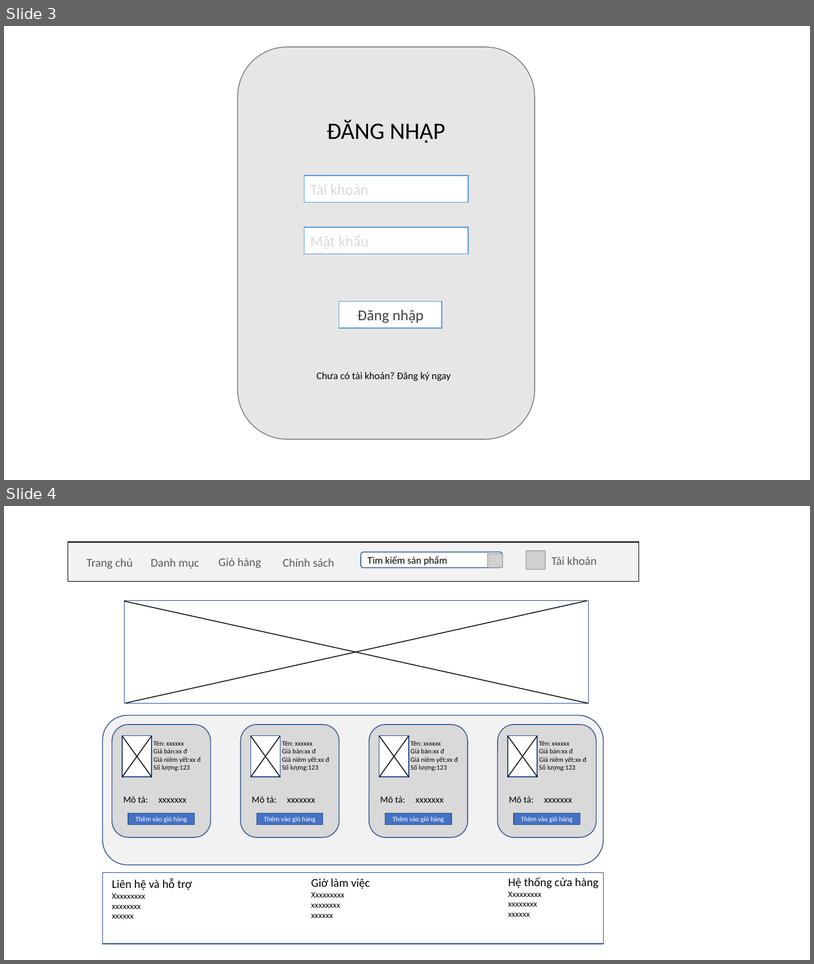
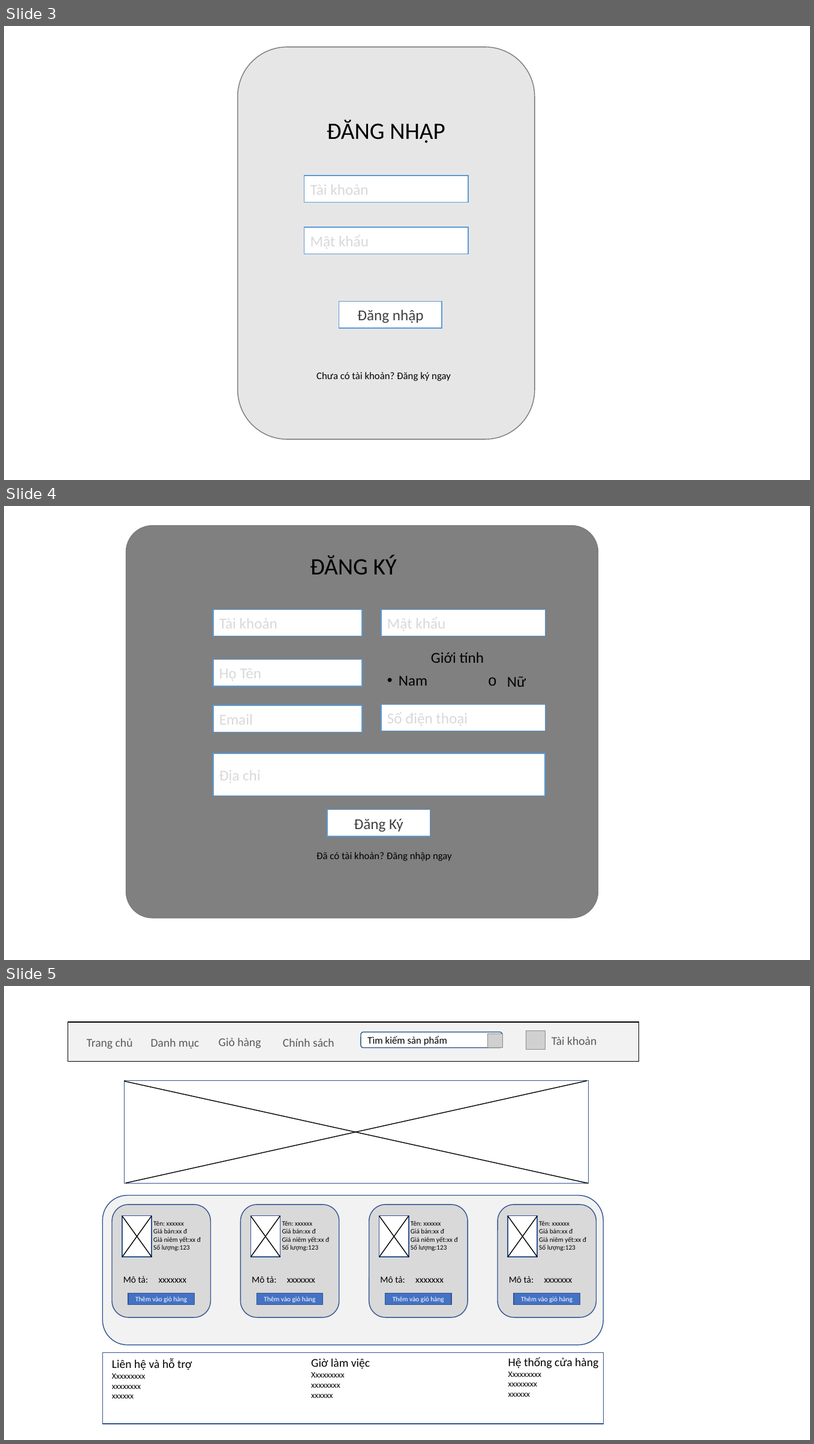
Before and after one commit to nghiemtruong07/DATN, a slide deck: Slide_DATN.pptx. Shown one above the other, each under a label of ours: slides 3 and 4 before the commit, slides 3, 4 and 5 after it. The pictures are 814x964 and 814x1444 pixels, drawn with LibreOffice and Linux fonts; fonts in the diff are those of the drawing; grey boxes stand for pictures. Boxes give left, top, right and bottom in pixels: in the first picture for what was removed or moved away, otherwise in the second. Text is boxed around its words. In the diff, an @@ line names an element or a change of style, - is before the commit and + after.

```diff
--- a/Slide_DATN.pptx
+++ b/Slide_DATN.pptx
@@ slide 4 added at <box>4,506,810,960</box>, background #FFFFFF @@
@@ rounded rectangle added at <box>126,525,599,918</box>, fill #808080, outline #7A7A7A 1 pt @@
@@ text added at <box>310,555,397,574</box>, 28 pt, text #000000 @@
+ĐĂNG KÝ
@@ rectangle added at <box>213,609,362,636</box>, fill #FFFFFF, outline #5B9BD5 1 pt, 18 pt, text #D9D9D9 @@
+Tài khoản
@@ rectangle added at <box>381,609,545,636</box>, fill #FFFFFF, outline #5B9BD5 1 pt, 18 pt, text #D9D9D9 @@
+Mật khẩu
@@ rectangle added at <box>213,660,362,686</box>, fill #FFFFFF, outline #5B9BD5 1 pt, 18 pt, text #D9D9D9 @@
+Họ Tên
@@ text added at <box>431,652,484,663</box>, 18 pt, text #000000 @@
+Giới tính
@@ text added at <box>399,676,428,685</box>, 18 pt, text #000000 @@
+• Nam
@@ text added at <box>507,676,526,687</box>, 18 pt, text #000000 @@
+o Nữ
@@ rectangle added at <box>213,706,362,732</box>, fill #FFFFFF, outline #5B9BD5 1 pt, 18 pt, text #D9D9D9 @@
+Email
@@ rectangle added at <box>381,705,545,731</box>, fill #FFFFFF, outline #5B9BD5 1 pt, 18 pt, text #D9D9D9 @@
+Số điện thoại
@@ rectangle added at <box>213,753,545,796</box>, fill #FFFFFF, outline #5B9BD5 1 pt, 18 pt, text #D9D9D9 @@
+Địa chỉ
@@ rectangle added at <box>327,810,431,837</box>, fill #FFFFFF, outline #5B9BD5 1 pt, 18 pt, text #404040 @@
+Đăng Ký
@@ text added at <box>317,852,452,861</box>, 12 pt, text #000000 @@
+Đã có tài khoản? Đăng nhập ngay
@@ what was slide 4 is now slide 5 @@
```
Also in this commit, not shown: 5 other slides added, 24 other files.
